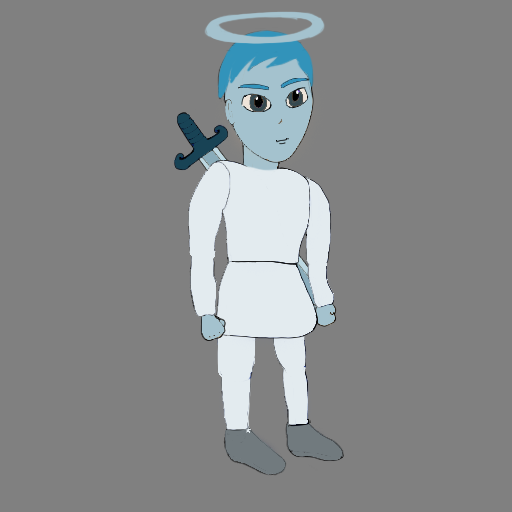
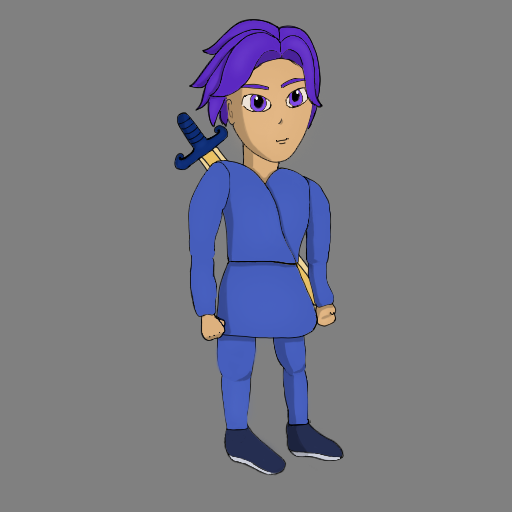
Revision of a layered 512×512 image; what changed, layer by layer:
hid group "angel" (25 layers) over (174, 11, 343, 475)
added group "Villager 3" with 25 layers above "Original" over (174, 11, 343, 475)
added layer "hair" (5th of 6, in "Villager 3") in group "Villager 3" over (189, 16, 324, 130)
added layer "eyes open" (5th of 6, in "Villager 3") in group "Villager 3" over (241, 83, 309, 114)
added layer "head" (5th of 6, in "Villager 3") in group "Villager 3" over (209, 39, 323, 181)
added layer "R arm" (5th of 6, in "Villager 3") in group "Villager 3" over (184, 161, 231, 261)
added layer "R forearm" (5th of 6, in "Villager 3") in group "Villager 3" over (189, 245, 222, 318)
added layer "chest" (5th of 6, in "Villager 3") in group "Villager 3" over (211, 159, 324, 276)
added layer "neck" (5th of 6, in "Villager 3") in group "Villager 3" over (241, 142, 280, 189)
added layer "bottom shirt" (5th of 6, in "Villager 3") in group "Villager 3" over (200, 246, 327, 353)
added layer "R thigh" (5th of 6, in "Villager 3") in group "Villager 3" over (214, 269, 259, 382)
added layer "R tibia" (5th of 6, in "Villager 3") in group "Villager 3" over (216, 358, 261, 443)
added layer "R foot" (5th of 6, in "Villager 3") in group "Villager 3" over (225, 419, 290, 475)
added layer "L thigh" (5th of 6, in "Villager 3") in group "Villager 3" over (256, 292, 312, 377)
added layer "L tibia" (5th of 6, in "Villager 3") in group "Villager 3" over (280, 357, 313, 428)
added layer "L foot" (5th of 6, in "Villager 3") in group "Villager 3" over (284, 416, 343, 470)
added layer "L arm" (5th of 6, in "Villager 3") in group "Villager 3" over (299, 175, 331, 278)
added layer "L forearm" (5th of 6, in "Villager 3") in group "Villager 3" over (302, 243, 335, 308)
added layer "sword" (5th of 6, in "Villager 3") in group "Villager 3" over (174, 112, 334, 322)
added layer "grey background" (5th of 6, in "Villager 3") in group "Villager 3" over (174, 11, 343, 475)
…and 4 more changes (4 added)
